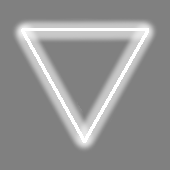
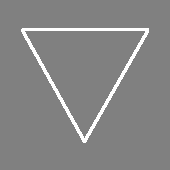
Layer changes from the first 170px x 170px image to the second:
hid "Background copy", painted on it over [12, 18, 157, 152]
